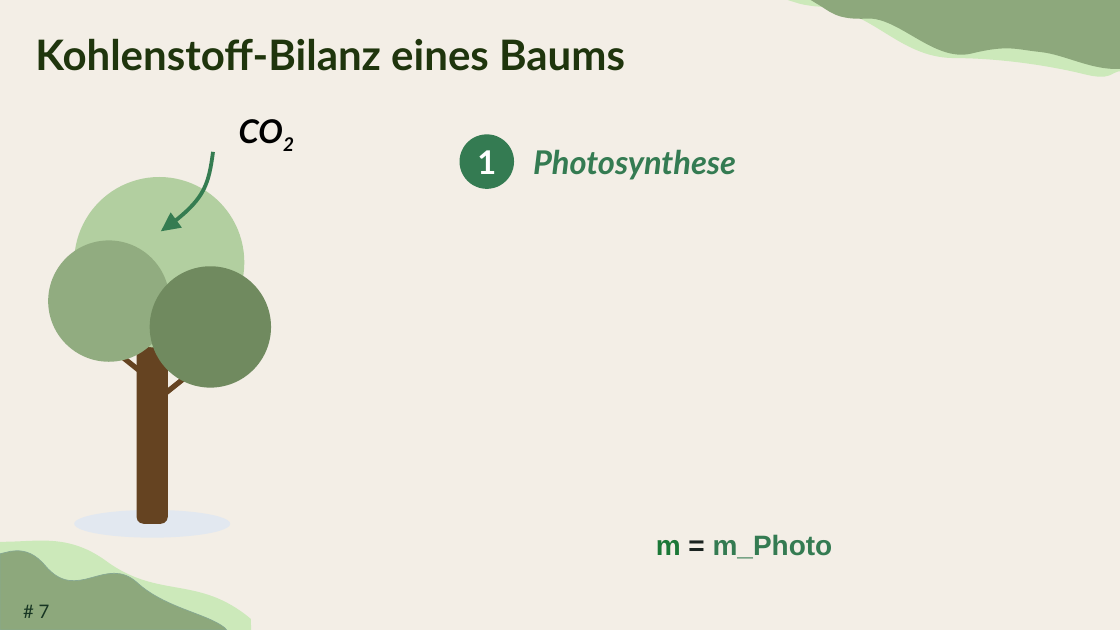
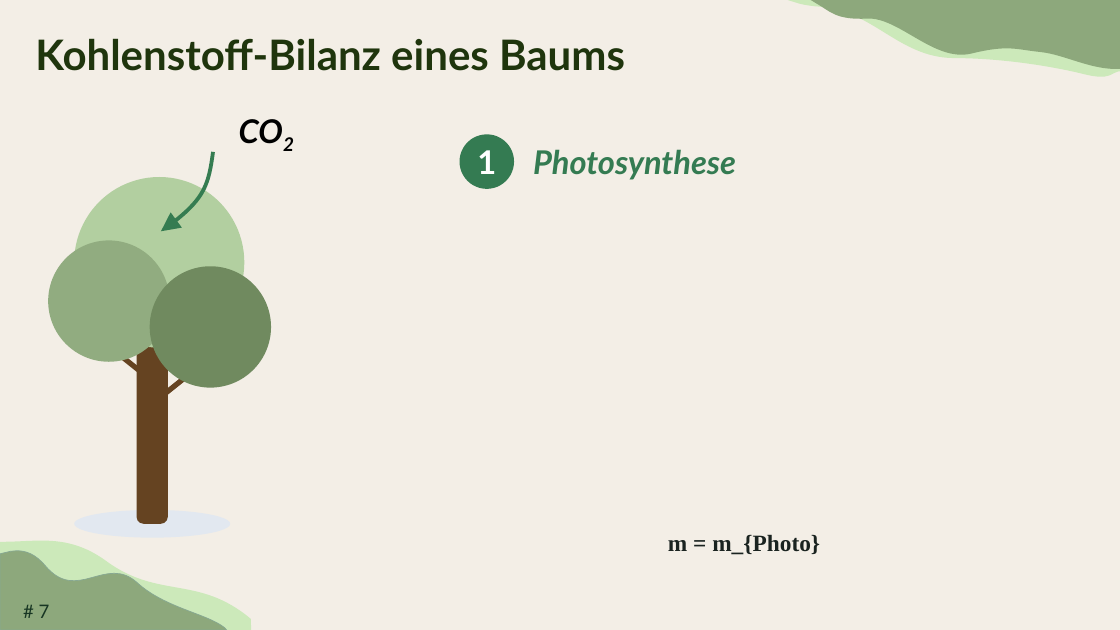
Before and after one commit to TimoDiepers/woodway, a slide deck: slide 7 of docs/slides/dissvortrag.pptx. Drawn at 1120x630 pixels with LibreOffice and Linux fonts; fonts in the diff are those of the drawing; background and template pictures are left out. Boxes give left, top, right and bottom in pixels: in the first picture for what was removed or moved away, otherwise in the second. Text is boxed around its words. In the diff, an @@ line names an element or a change of style, - is before the commit and + after.

```diff
--- a/docs/slides/dissvortrag.pptx
+++ b/docs/slides/dissvortrag.pptx
@@ text at (x1=668, y1=534, x2=820, y2=555): text changed; size 24 to 20 pt; font Arial to Times New Roman; text colour #347B52 to #1A2320 @@
-m = m_Photo
+m = m_{Photo}
```
Also in this commit, not shown: 9 other slides changed, 1 slide removed, 4 other files.
